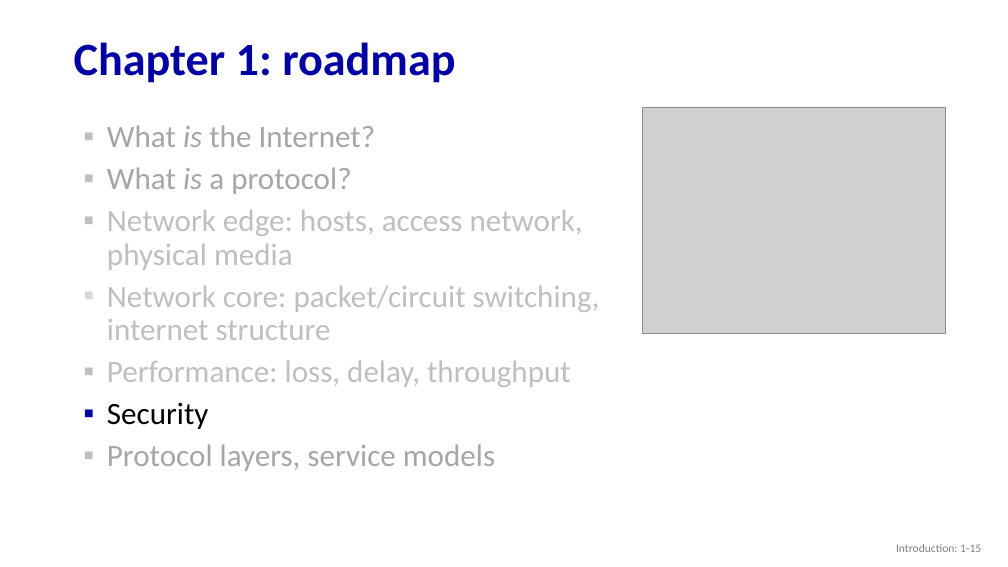
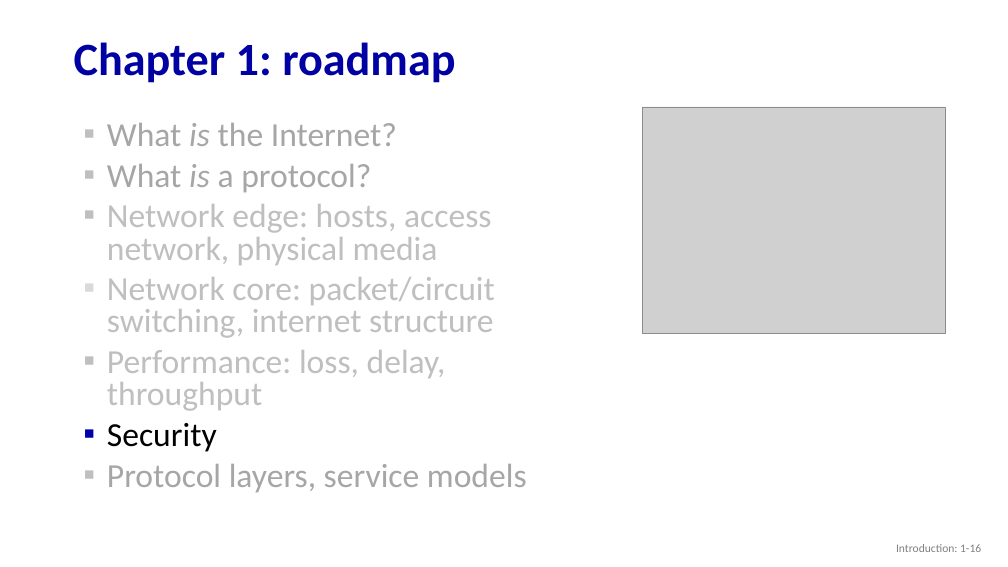
Before and after one commit to guhofstra/CSC175, a slide deck: slide 16 of PPTs/1.4 1.5 1.6 Performance Security Layers.pptx (slide 15 before the commit). Drawn at 1008x567 pixels with LibreOffice and Linux fonts; fonts in the diff are those of the drawing; grey boxes stand for pictures. Boxes give left, top, right and bottom in pixels: in the first picture for what was removed or moved away, otherwise in the second. Text is boxed around its words. In the diff, an @@ line names an element or a change of style, - is before the commit and + after.

```diff
--- a/PPTs/1.4 1.5 1.6 Performance Security Layers.pptx
+++ b/PPTs/1.4 1.5 1.6 Performance Security Layers.pptx
@@ text "What is the Internet?" at box(107, 123, 527, 492): size 29.6 to 32 pt; line spacing 0.9 to 0.8 @@
@@ page number at box(896, 544, 981, 552): text changed @@
-Introduction: 1-15
+Introduction: 1-16
```
Also in this commit, not shown: 3 other slides changed, 1 slide added, 4 other files.
